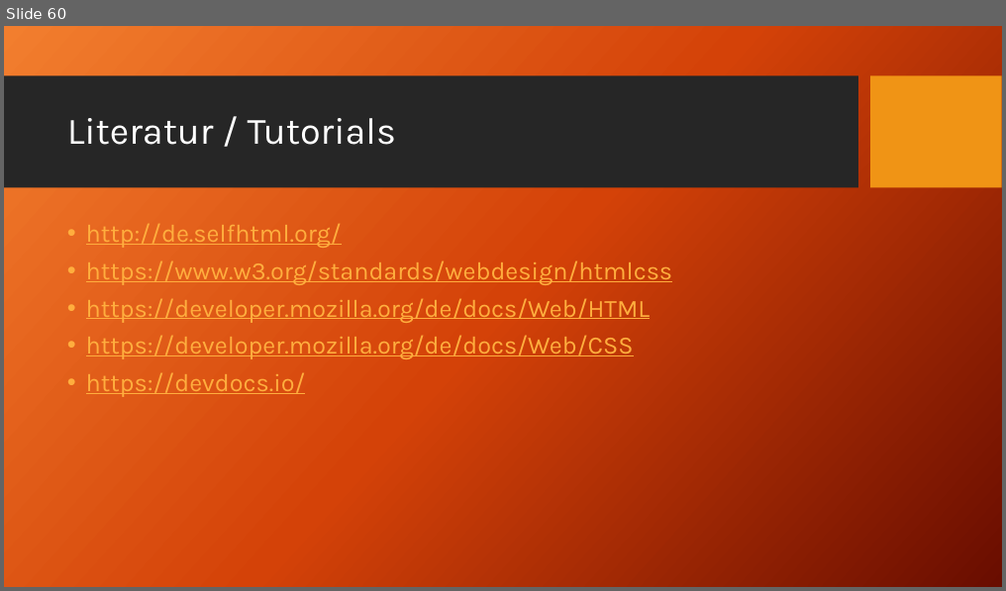
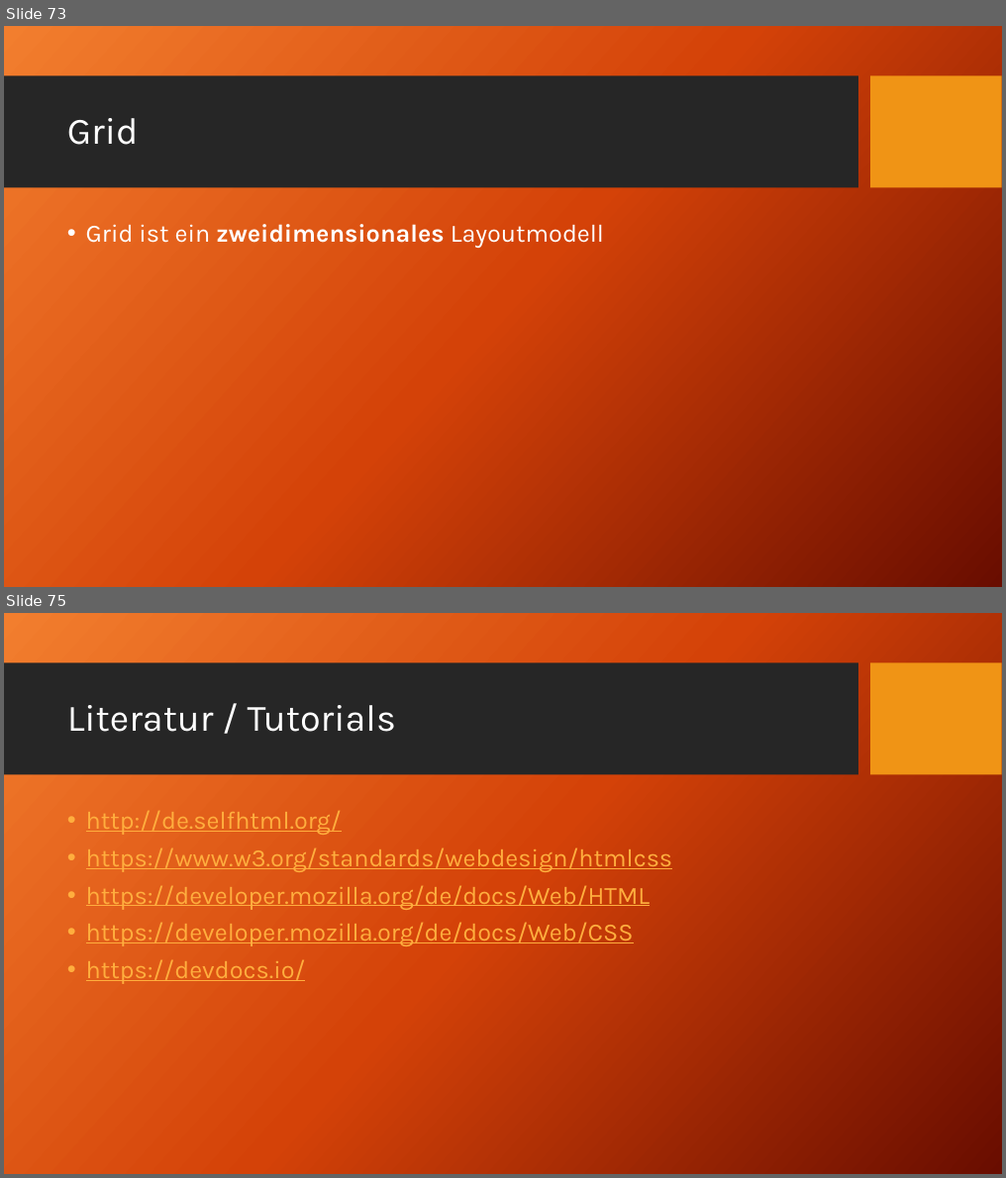
Before and after one commit to TomFrey/htmlCssBasicUebungen, a slide deck: html Schulung.pptx. Shown one above the other, each under a label of ours: slide 60 before the commit, slides 73 and 75 after it; the slides between them are not shown. The pictures are 1006x591 and 1006x1178 pixels, drawn with LibreOffice and Linux fonts; fonts in the diff are those of the drawing; background and template pictures are left out. Boxes give left, top, right and bottom in pixels: in the first picture for what was removed or moved away, otherwise in the second. Text is boxed around its words. In the diff, an @@ line names an element or a change of style, - is before the commit and + after.

```diff
--- a/html Schulung.pptx
+++ b/html Schulung.pptx
@@ slide 73 added at (x1=4, y1=26, x2=1002, y2=587), background picture (left out); not listed: 2 template elements that a slide beside it also shows @@
@@ title added at (x1=67, y1=118, x2=139, y2=145), 36 pt, text #FFFFFF @@
+Grid
@@ text added at (x1=86, y1=224, x2=604, y2=248), 24 pt, text #FFFFFF @@
+• Grid ist ein zweidimensionales Layoutmodell
@@ what was slide 60 is now slide 75 @@
```
Also in this commit, not shown: 14 other slides added.
